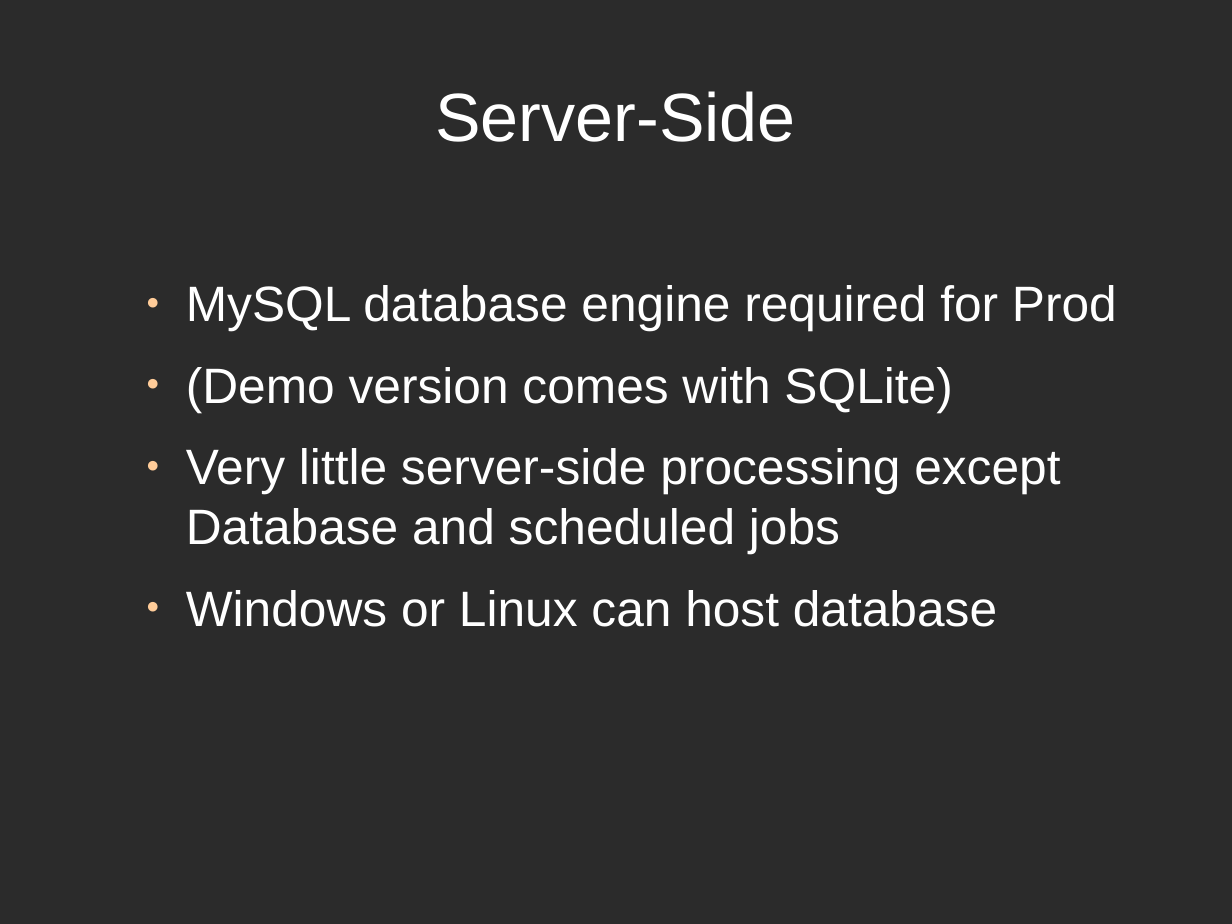
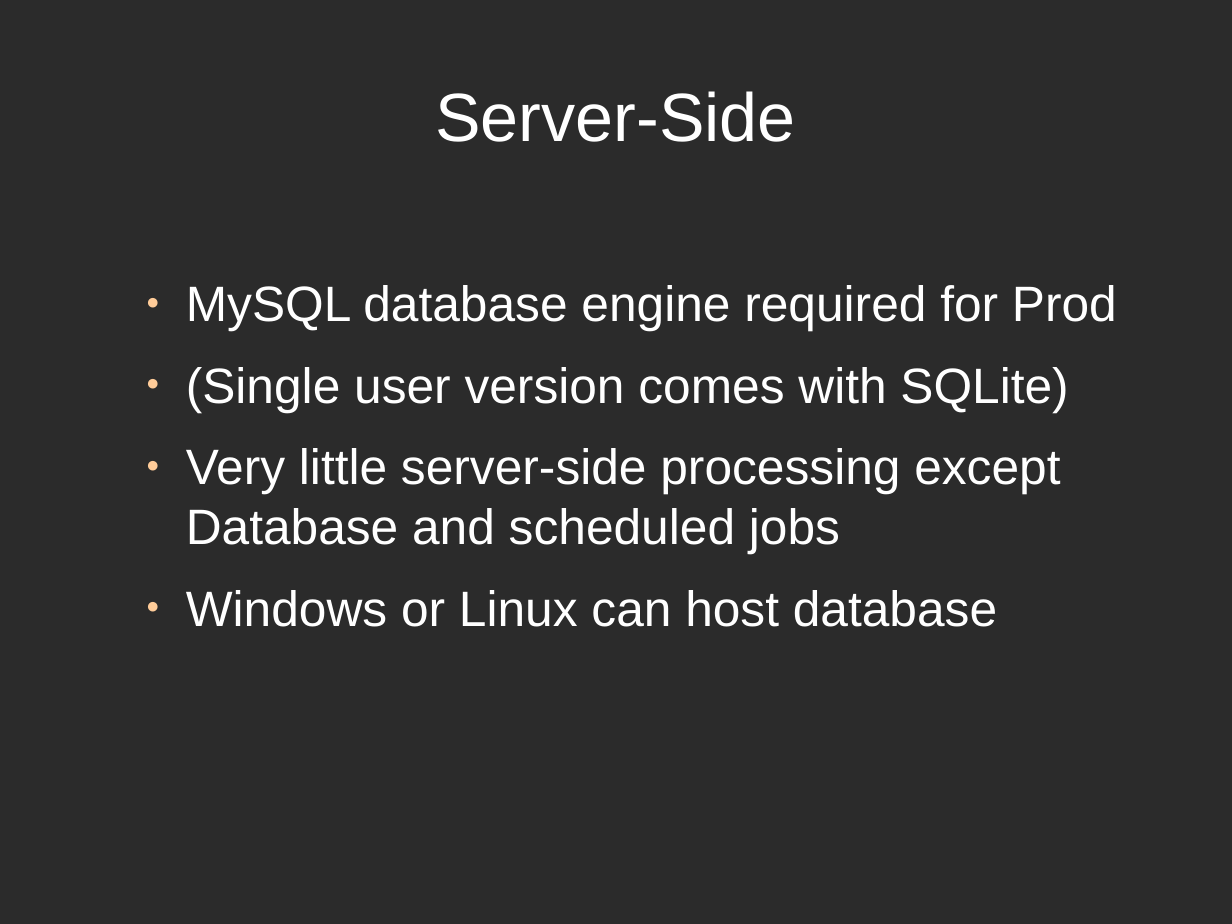
Before and after one commit to blueseerERP/blueseer, a slide deck: slide 5 of documentation/blueseer.odp. Drawn at 1232x924 pixels with LibreOffice and Linux fonts; fonts in the diff are those of the drawing; background and template pictures are left out; a plain dark background stands for a picture behind light text. Boxes give left, top, right and bottom in pixels: in the first picture for what was removed or moved away, otherwise in the second. Text is boxed around its words. In the diff, an @@ line names an element or a change of style, - is before the commit and + after.

```diff
--- a/documentation/blueseer.odp
+++ b/documentation/blueseer.odp
@@ text at [186, 367, 1068, 412]: text changed @@
-● (Demo version comes with SQLite)
+● (Single user version comes with SQLite)
```
Also in this commit, not shown: 3 other slides changed, 2 slides removed, 4 other files.
